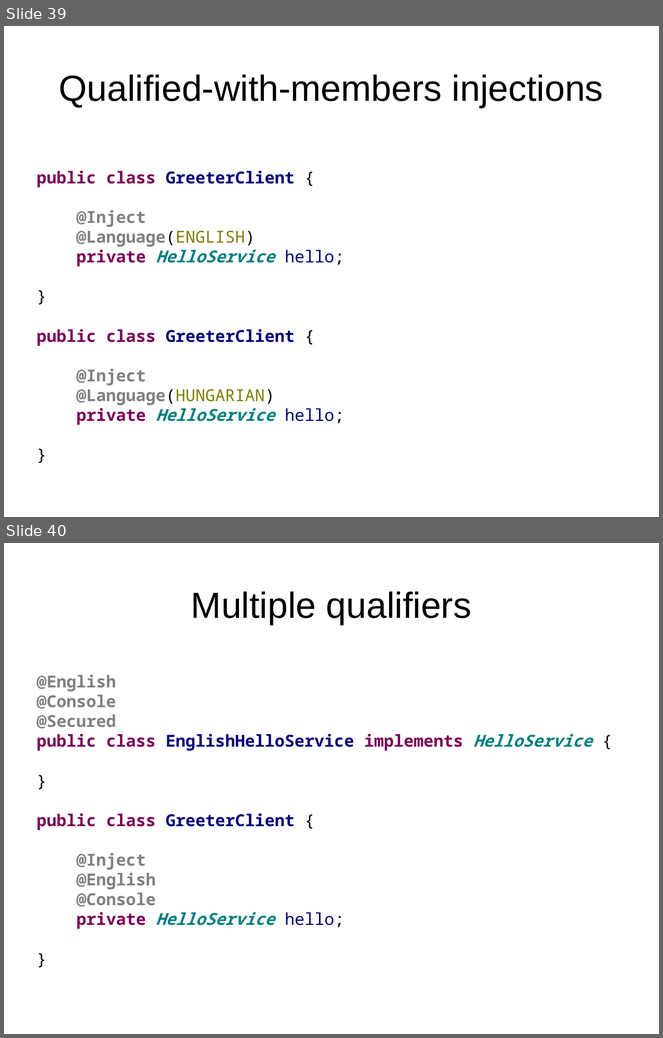
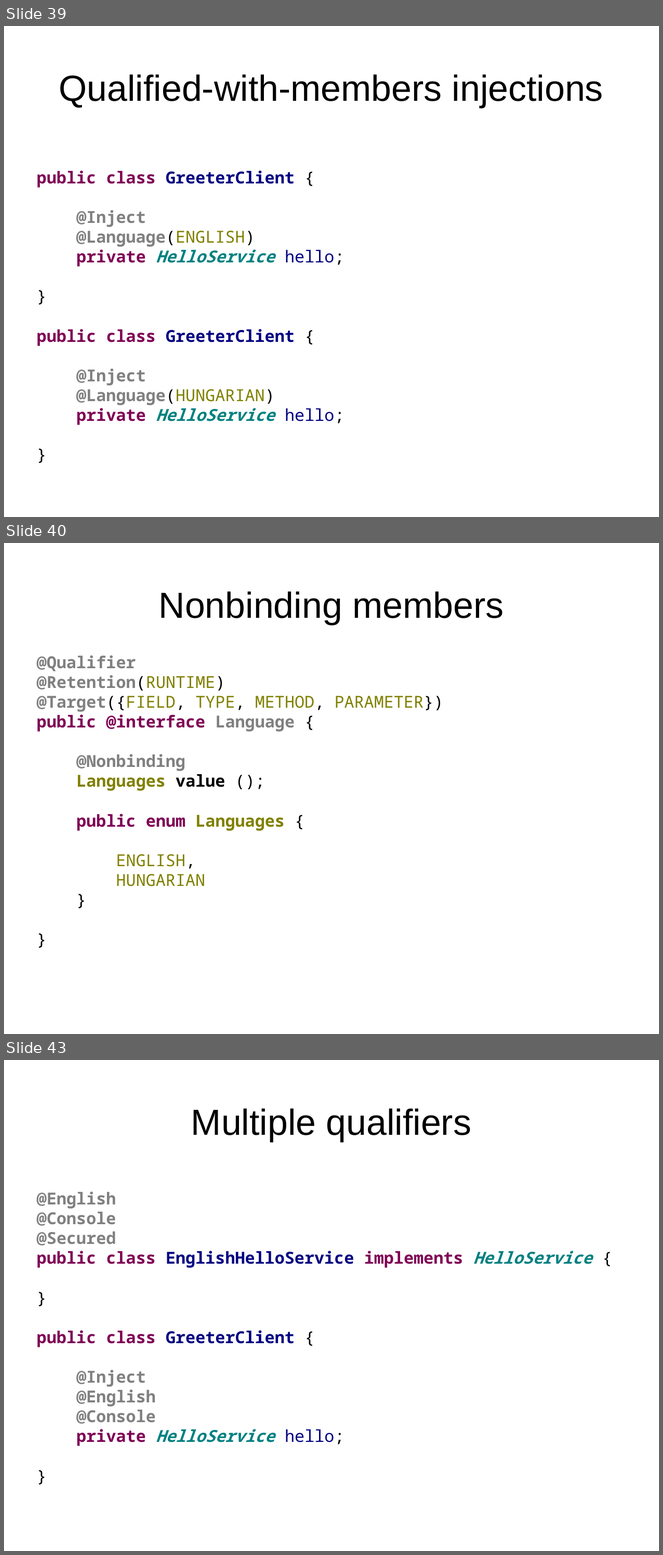
Before and after one commit to FrigoCoder/CDI, a slide deck: CDI.odp. Shown one above the other, each under a label of ours: slides 39 and 40 before the commit, slides 39, 40 and 43 after it; the slides between them are not shown. The pictures are 663x1038 and 663x1555 pixels, drawn with LibreOffice and Linux fonts; fonts in the diff are those of the drawing. Boxes give left, top, right and bottom in pixels: in the first picture for what was removed or moved away, otherwise in the second. Text is boxed around its words. In the diff, an @@ line names an element or a change of style, - is before the commit and + after.

```diff
--- a/CDI.odp
+++ b/CDI.odp
@@ slide 40 added at box(4, 543, 659, 1034), background #FFFFFF @@
@@ title added at box(159, 591, 504, 625), 44 pt, text #000000 @@
+Nonbinding members
@@ text added at box(37, 655, 444, 887), 20 pt, text #808000, bold @@
+@Qualifier
+@Retention(RUNTIME)
+@Target({FIELD, TYPE, METHOD, PARAMETER})
+public @interface Language {
+@Nonbinding
+Languages value ();
+public enum Languages {
+ENGLISH,
+HUNGARIAN
+}
+}
@@ what was slide 40 is now slide 43 @@
```
Also in this commit, not shown: 5 other slides added.
